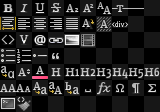
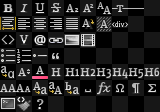
Layered file, before and after one edit (160×112). Changes by layer:
added layer "video" (1st of 3, in "white" › "code, email, url, image, video") in group "code, email, url, image, video" over (81, 34, 95, 47)
hid "video" (2nd of 3, in "white" › "code, email, url, image, video"), opacity 75% → 100%, painted on it over (81, 34, 95, 47)
"image" (1st of 2, in "white" › "code, email, url, image, video"): opacity 100% → 90% over (64, 34, 80, 46)
added layer "help" (1st of 4, in "white" › "controls") in group "controls" over (36, 99, 44, 110)
painted on "clean" (1st of 2, in "white" › "controls") over (17, 97, 31, 111)
